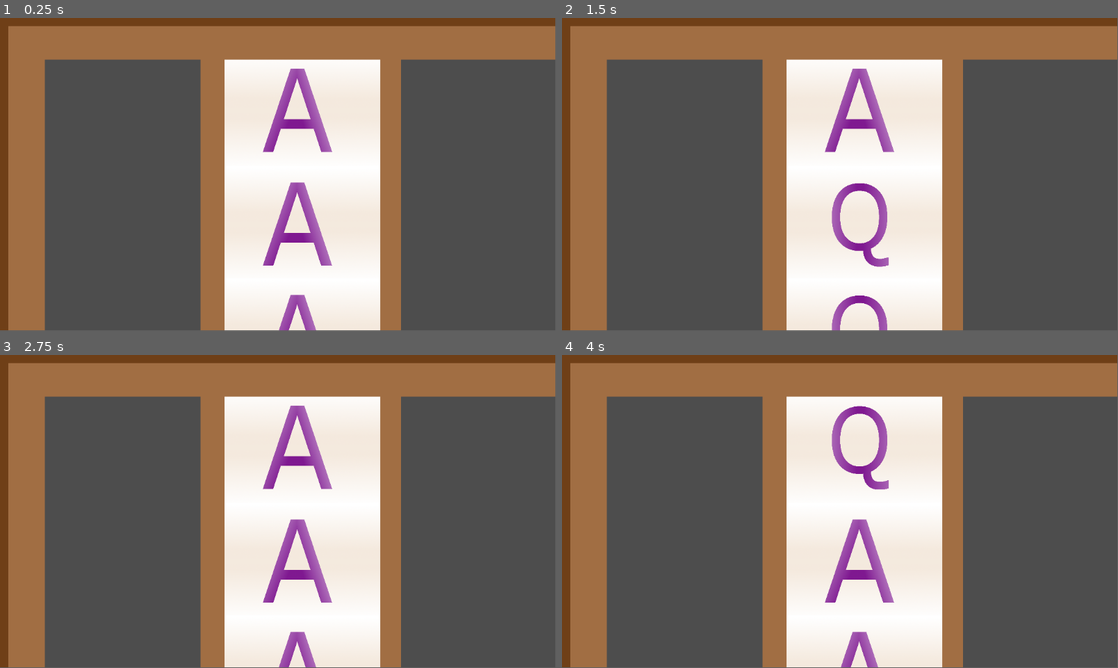
Above: before the commit, frames 1-4 (two rows, left to right).
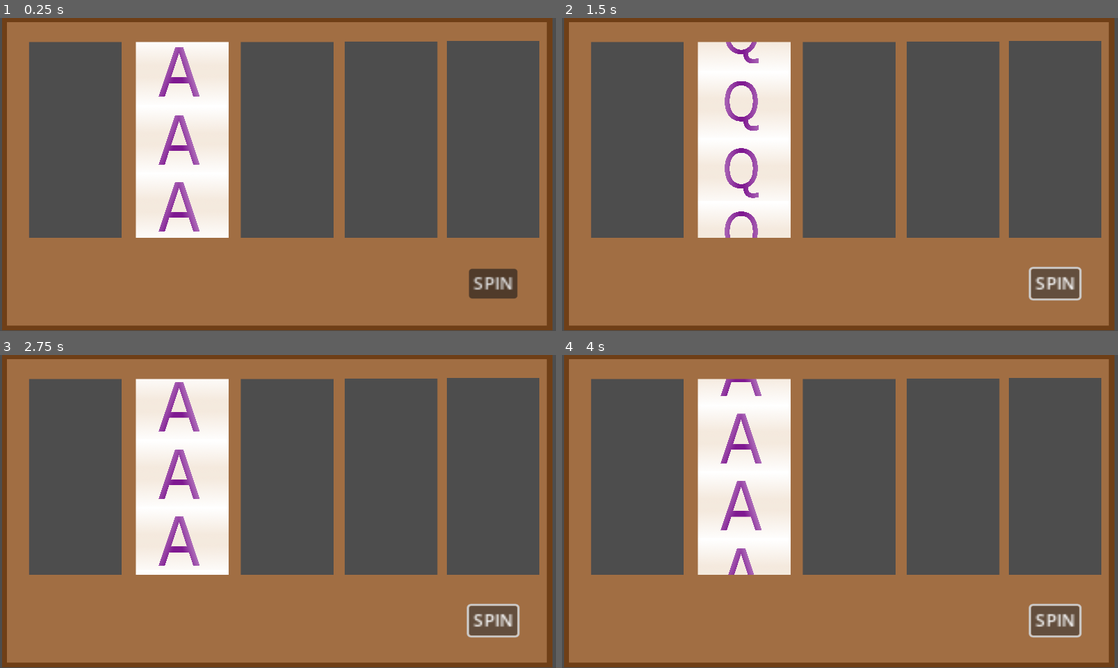
Above: after the commit, the same moments.

Repository: T33py/MonteCarlo
Game: Godot game, scene res://SlotMachineThings/SlotMachine.tscn
Same seed, same stepped clock (60 frames per second), same inputs: the game is played once before the commit and once after it.
Inputs (mouse positions are in pixels of both pictures, inside the frame that each line leads up to):
- Up to frame 1 (0.25 s): no input
- Up to frame 2 (1.5 s): click (1056, 284) at 0.5 s, where only the run after the commit has a clickable "SPIN"; click (1056, 284) at 1.25 s, where only the run after the commit has a clickable "SPIN"
- Up to frame 3 (2.75 s): click (494, 621) at 2 s, where only the run after the commit has a clickable "SPIN"
- Up to frame 4 (4 s): no input
In our replay, the window is 799x449 before the commit and 800x450 after it. These sizes can differ from the game's own. Grey fills any space a smaller window leaves; there, only what the larger window draws over its background counts as a difference.

The runs differ from the first frame. In frame 1, 64% of the frame differs, in the area x 0-100%, y 0-100%; in frame 2, 64%; in frame 3, 64%; in frame 4, 64%.

Commit message:
It spins!

Diff:
--- /dev/null
+++ b/BeatingTheHouse/SlotMachineThings/SlotMachine.gd
@@ -0,0 +1,26 @@
+extends Node2D
+
+var wheels = []
+var positions = []
+
+# Called when the node enters the scene tree for the first time.
+func _ready():
+	wheels.append(get_node("Wheel1"))
+#	tiles.append(get_node("Tile1"))
+#	tiles.append(get_node("Tile2"))
+#	tiles.append(get_node("Tile3"))
+#	tiles.append(get_node("Tile4"))
+
+
+	pass # Replace with function body.
+
+func play():
+#	print("Play")
+	for w in wheels:
+		w.spin()
+	pass
+
+
+# Called every frame. 'delta' is the elapsed time since the previous frame.
+func _process(delta):
+	pass
--- a/BeatingTheHouse/SlotMachineThings/SlotMachine.tscn
+++ b/BeatingTheHouse/SlotMachineThings/SlotMachine.tscn
@@ -1,10 +1,12 @@
-[gd_scene load_steps=7 format=3 uid="uid://ds80m7y6wjiei"]
+[gd_scene load_steps=9 format=3 uid="uid://ds80m7y6wjiei"]
 
 [ext_resource type="Texture2D" uid="uid://dem6su4ulpekt" path="res://SlotMachineThings/Ace.png" id="1_5wgof"]
 [ext_resource type="Texture2D" uid="uid://66oqs34wykp4" path="res://SlotMachineThings/SMBG.png" id="1_cyoxh"]
 [ext_resource type="Script" path="res://SlotMachineThings/Wheel.gd" id="1_pngbk"]
+[ext_resource type="Script" path="res://SlotMachineThings/SlotMachine.gd" id="1_qqvce"]
 [ext_resource type="Texture2D" uid="uid://cvqe6bl0n0t5i" path="res://SlotMachineThings/Qeen.png" id="2_m6lej"]
 [ext_resource type="Script" path="res://SlotMachineThings/Tile.gd" id="3_8h6d0"]
+[ext_resource type="Script" path="res://SlotMachineThings/SpinButton.gd" id="7_yt4c8"]
 
 [sub_resource type="SpriteFrames" id="SpriteFrames_aat5b"]
 animations = [{
@@ -21,12 +23,21 @@
 }]
 
 [node name="SlotMachine" type="Node2D"]
-position = Vector2(386, 224)
+position = Vector2(260, 146)
+scale = Vector2(0.66, 0.66)
+script = ExtResource("1_qqvce")
 
 [node name="Wheel1" type="Node2D" parent="."]
+z_index = -1
 position = Vector2(-9, -216)
 scale = Vector2(1.64819, 1.6528)
 script = ExtResource("1_pngbk")
+
+[node name="Tile0" type="AnimatedSprite2D" parent="Wheel1"]
+position = Vector2(154, -28)
+scale = Vector2(0.123344, 0.133776)
+sprite_frames = SubResource("SpriteFrames_aat5b")
+script = ExtResource("3_8h6d0")
 
 [node name="Tile1" type="AnimatedSprite2D" parent="Wheel1"]
 position = Vector2(154, 110)
@@ -47,7 +58,7 @@
 script = ExtResource("3_8h6d0")
 
 [node name="Tile4" type="AnimatedSprite2D" parent="Wheel1"]
-position = Vector2(154, -30)
+position = Vector2(154, 535)
 scale = Vector2(0.123344, 0.133776)
 sprite_frames = SubResource("SpriteFrames_aat5b")
 script = ExtResource("3_8h6d0")
@@ -56,3 +67,14 @@
 position = Vector2(574, 321)
 scale = Vector2(1, 1.01)
 texture = ExtResource("1_cyoxh")
+
+[node name="SpinButton" type="Button" parent="."]
+z_index = 1
+offset_left = 1242.0
+offset_top = 653.0
+offset_right = 1287.0
+offset_bottom = 684.0
+scale = Vector2(3.75016, 3.33684)
+action_mode = 0
+text = "SPIN"
+script = ExtResource("7_yt4c8")
--- /dev/null
+++ b/BeatingTheHouse/SlotMachineThings/SpinButton.gd
@@ -0,0 +1,16 @@
+extends Button
+
+
+# Called when the node enters the scene tree for the first time.
+func _ready():
+	pass # Replace with function body.
+
+
+# Called every frame. 'delta' is the elapsed time since the previous frame.
+func _process(delta):
+	pass
+
+func _pressed():
+	print("PLAY")
+	get_parent().play()
+	pass
--- a/BeatingTheHouse/SlotMachineThings/Tile.gd
+++ b/BeatingTheHouse/SlotMachineThings/Tile.gd
@@ -4,6 +4,15 @@
 
 var am_supposed_to_be = 0
 var currently_am = 0
+
+# variables for rotating to the next position on the wheel
+var positions = []
+var moving = false
+var stop = false
+var current_position = 0
+var next_position = 0
+var speed = 500
+
 
 # Called when the node enters the scene tree for the first time.
 func _ready():
@@ -14,19 +23,57 @@
 	"Q": 1,
 }
 
-
 # Called every frame. 'delta' is the elapsed time since the previous frame.
 func _process(delta):
 	time += delta
 	if time >= 1:
 		time = 0
 		if frame == 0:
-			print("Q")
 			am_supposed_to_be = 1
 		else:
-			print("A")
 			am_supposed_to_be = 0
 	if currently_am != am_supposed_to_be:
 		frame = am_supposed_to_be
 		currently_am = am_supposed_to_be
+
+	if moving:
+		move_towards_next_position(delta)
 	pass
+
+
+
+
+func goto_next_position():
+	'''
+	Start the process of having this tile go to the next spot it belongs
+	'''
+#	print("Go to next position")
+	stop = false
+
+	# if we are hidden below the bottom row
+	if current_position == len(positions) - 1:
+		next_position = 0
+		position = positions[next_position]
+		current_position = 0
+		moving = false
+		pass
+
+	# if we are anywhere else
+	next_position = current_position + 1
+	moving = true
+	pass
+
+func move_towards_next_position(delta):
+	if position.distance_to(positions[next_position]) > delta * speed:
+		position = position.move_toward(positions[next_position], delta * speed)
+	elif !stop:
+		current_position = next_position
+		goto_next_position()
+		position = position.move_toward(positions[next_position], delta * speed)
+	else:
+		position = positions[next_position]
+		current_position = next_position
+		moving = false
+
+
+	pass
--- a/BeatingTheHouse/SlotMachineThings/Wheel.gd
+++ b/BeatingTheHouse/SlotMachineThings/Wheel.gd
@@ -1,14 +1,29 @@
 extends Node2D
 
+var tiles = []
+var positions = []
 
-var tiles = []
+var spin_time = 0
+var max_spin_time = 3
+var spinning = false
 
 # Called when the node enters the scene tree for the first time.
 func _ready():
+	tiles.append(get_node("Tile0"))
 	tiles.append(get_node("Tile1"))
 	tiles.append(get_node("Tile2"))
 	tiles.append(get_node("Tile3"))
 	tiles.append(get_node("Tile4"))
+
+	var i = 0
+	for t in tiles:
+		var tile = t as AnimatedSprite2D
+		positions.append(tile.position)
+		t.positions = positions
+		t.current_position = i
+		i += 1
+
+
 	pass # Replace with function body.
 
 
@@ -16,4 +31,28 @@
 func _process(delta):
 	var mess_with = tiles[0] as AnimatedSprite2D
 	mess_with.am_supposed_to_be = mess_with.frames["A"]
+
+	if spinning:
+		print(delta)
+		spin_time += delta
+		if spin_time > max_spin_time:
+			stop_spin()
 	pass
+
+
+func spin():
+#	print("Spin")
+	for tile in tiles:
+		tile.goto_next_position()
+
+	spinning = true
+	spin_time = 0
+	pass
+
+func stop_spin():
+#	print("Stop Spin")
+	for tile in tiles:
+		tile.stop = true
+
+	spinning = false
+	pass
--- a/BeatingTheHouse/project.godot
+++ b/BeatingTheHouse/project.godot
@@ -15,6 +15,12 @@
 config/features=PackedStringArray("4.1", "Mobile")
 config/icon="res://icon.svg"
 
+[display]
+
+window/size/viewport_width=1280
+window/size/viewport_height=720
+window/stretch/mode="canvas_items"
+
 [dotnet]
 
 project/assembly_name="BeatingTheOdds"
